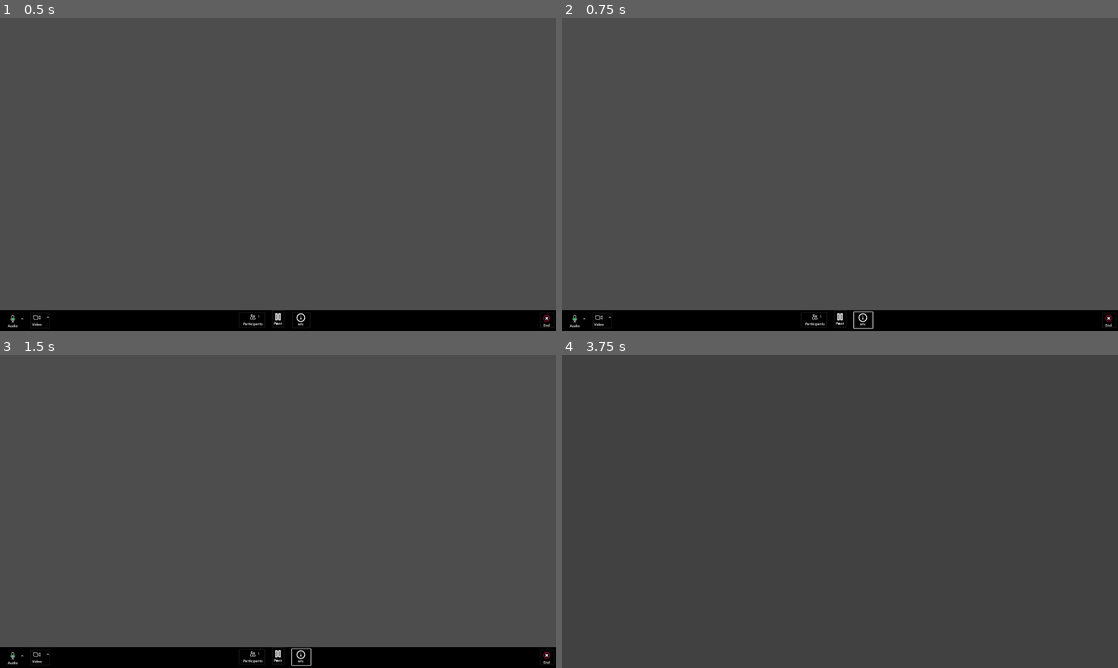
Above: before the commit, frames 1-4 (two rows, left to right).
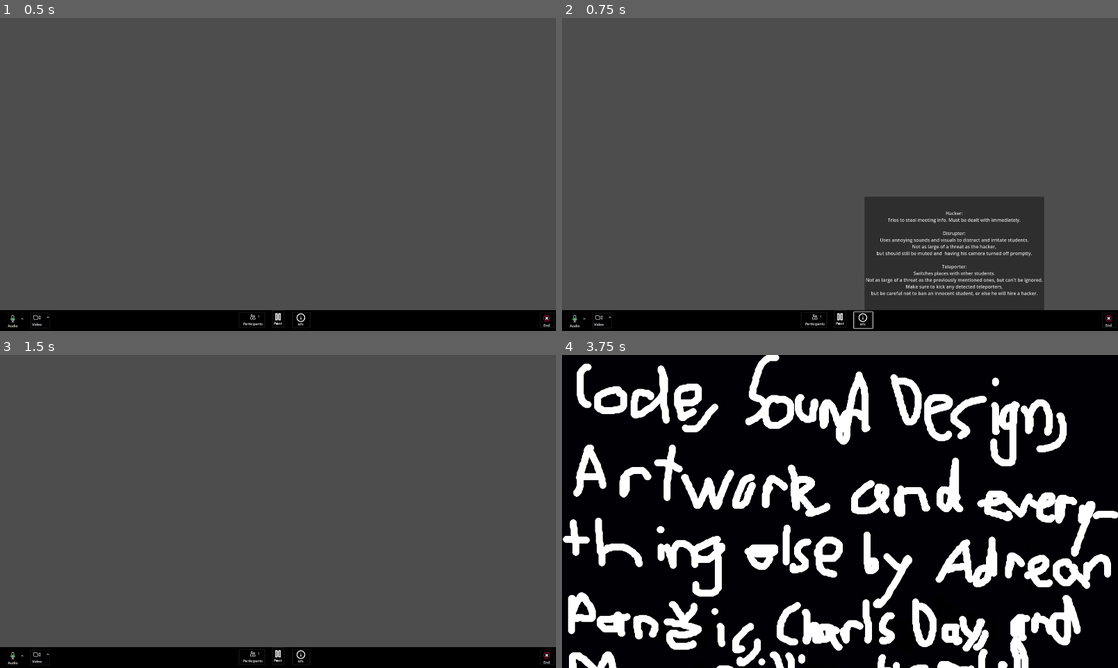
Above: after the commit, the same moments.

Repository: Charles-Dea/zoom-whack-a-mole
Game: Godot game, scene res://color_rect.tscn
Two runs of this game, one before a commit and one after it. Both use one fixed random seed, a clock stepped at 60 frames per second and the inputs below. This scene is started directly instead of the project's main scene.
Inputs (mouse positions are in pixels of both pictures, inside the frame that each line leads up to):
- Up to frame 1 (0.5 s): no input
- Up to frame 2 (0.75 s): click (862, 321) at 0.5 s
- Up to frame 3 (1.5 s): click (394, 589) at 1.25 s, where only the run after the commit has a clickable "Hacker: Tries to steal meetin…"
- Up to frame 4 (3.75 s): click (600, 658) at 2 s; click (812, 655) at 2.75 s; click (1106, 658) at 3.5 s

Frame 1 is identical in both runs. In frame 2, 11% of the frame differs, in the area x 54-87%, y 57-94%; in frame 3, less than 0.1%; in frame 4, 99%, in the area x 0-100%, y 0-100%.

Commit message:
added info button

Diff:
--- /dev/null
+++ b/box.gd
@@ -0,0 +1,3 @@
+extends Button
+func _pressed():
+	if visible:visible=false
--- a/color_rect.tscn
+++ b/color_rect.tscn
@@ -6,7 +6,9 @@
 [ext_resource type="Texture2D" uid="uid://clenjp6pfx3vt" path="res://participants.png" id="4_trtdd"]
 [ext_resource type="Texture2D" uid="uid://bhti27cwcpt3q" path="res://info.png" id="5_wtsn3"]
 [ext_resource type="Texture2D" uid="uid://yicmatk3p6nr" path="res://end.png" id="6_5lx7m"]
+[ext_resource type="Script" uid="uid://dnnisy5bccfm8" path="res://info.gd" id="6_kt3rk"]
 [ext_resource type="Script" uid="uid://cs50xt1v2t5hy" path="res://end.gd" id="7_dg4w3"]
+[ext_resource type="Script" uid="uid://bnkg4uotf8ypa" path="res://box.gd" id="7_trtdd"]
 
 [node name="ColorRect" type="ColorRect"]
 anchors_preset = 12
@@ -89,6 +91,34 @@
 grow_horizontal = 2
 grow_vertical = 0
 icon = ExtResource("5_wtsn3")
+script = ExtResource("6_kt3rk")
+
+[node name="Box" type="Button" parent="Info"]
+visible = false
+layout_mode = 1
+anchors_preset = -1
+anchor_left = 0.615
+anchor_top = -0.105
+anchor_right = 0.615
+anchor_bottom = -0.105
+offset_left = -2.975
+offset_top = -392.015
+offset_right = 617.025
+offset_bottom = -0.0149999
+text = "Hacker:
+Tries to steal meeting info. Must be dealt with immediately.
+
+Disruptor:
+Uses annoying sounds and visuals to distract and irritate students.
+Not as large of a threat as the hacker,
+but should still be muted and  having his camera turned off promptly.
+
+Teleporter:
+Switches places with other students.
+Not as large of a threat as the previously mentioned ones, but can't be ignored.
+Make sure to kick any detected teleporters,
+but be careful not to ban an innocent student, or else he will hire a hacker."
+script = ExtResource("7_trtdd")
 
 [node name="End" type="Button" parent="."]
 layout_mode = 1
--- a/credits.tscn
+++ b/credits.tscn
@@ -1,6 +1,6 @@
 [gd_scene load_steps=2 format=3 uid="uid://tdt5iehobnsg"]
 
-[ext_resource type="Texture2D" uid="uid://6yb1rsfevcvq" path="res://credits.svg" id="1_nm7lk"]
+[ext_resource type="Texture2D" uid="uid://c8looa830vy1t" path="res://credits.png" id="1_nm7lk"]
 
 [node name="Button" type="Button"]
 anchors_preset = 15
--- /dev/null
+++ b/info.gd
@@ -0,0 +1,4 @@
+extends Button
+func _pressed():
+	var box=get_node('./Box')
+	box.visible=!box.visible
--- a/ui.tscn
+++ /dev/null
@@ -1,22 +0,0 @@
-[gd_scene load_steps=2 format=3 uid="uid://jcft83qer2r8"]
-
-[ext_resource type="Script" uid="uid://ck3ygig8881mw" path="res://panel.gd" id="1_fyqef"]
-
-[node name="Control" type="Control"]
-layout_mode = 3
-anchors_preset = 15
-anchor_right = 1.0
-anchor_bottom = 1.0
-grow_horizontal = 2
-grow_vertical = 2
-
-[node name="Panel" type="Panel" parent="."]
-layout_mode = 1
-anchors_preset = 12
-anchor_top = 1.0
-anchor_right = 1.0
-anchor_bottom = 1.0
-offset_top = -40.0
-grow_horizontal = 2
-grow_vertical = 0
-script = ExtResource("1_fyqef")
Binary file added: black.png
Not shown, added: black.png.import
Not shown, added: box.gd.uid
Not shown: 1 places in color_rect.tscn that only renumber resources
Not shown, added: info.gd.uid
